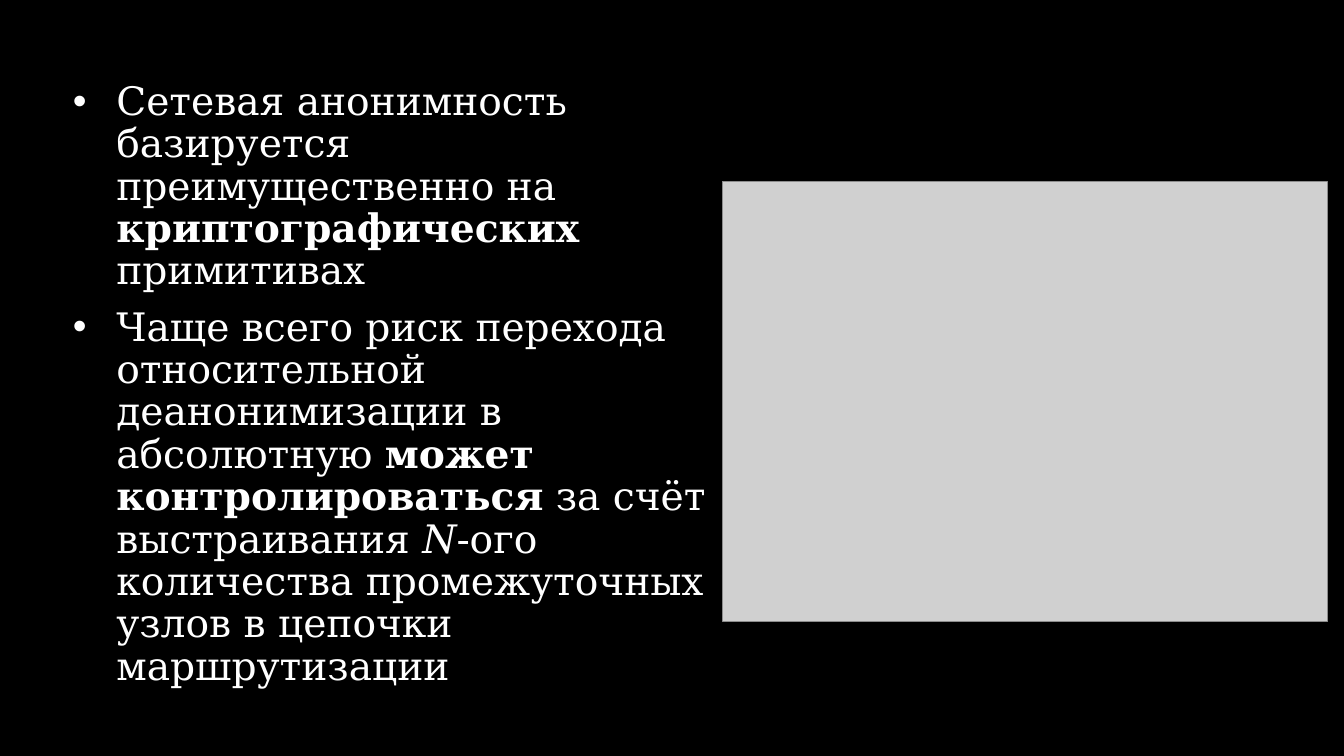
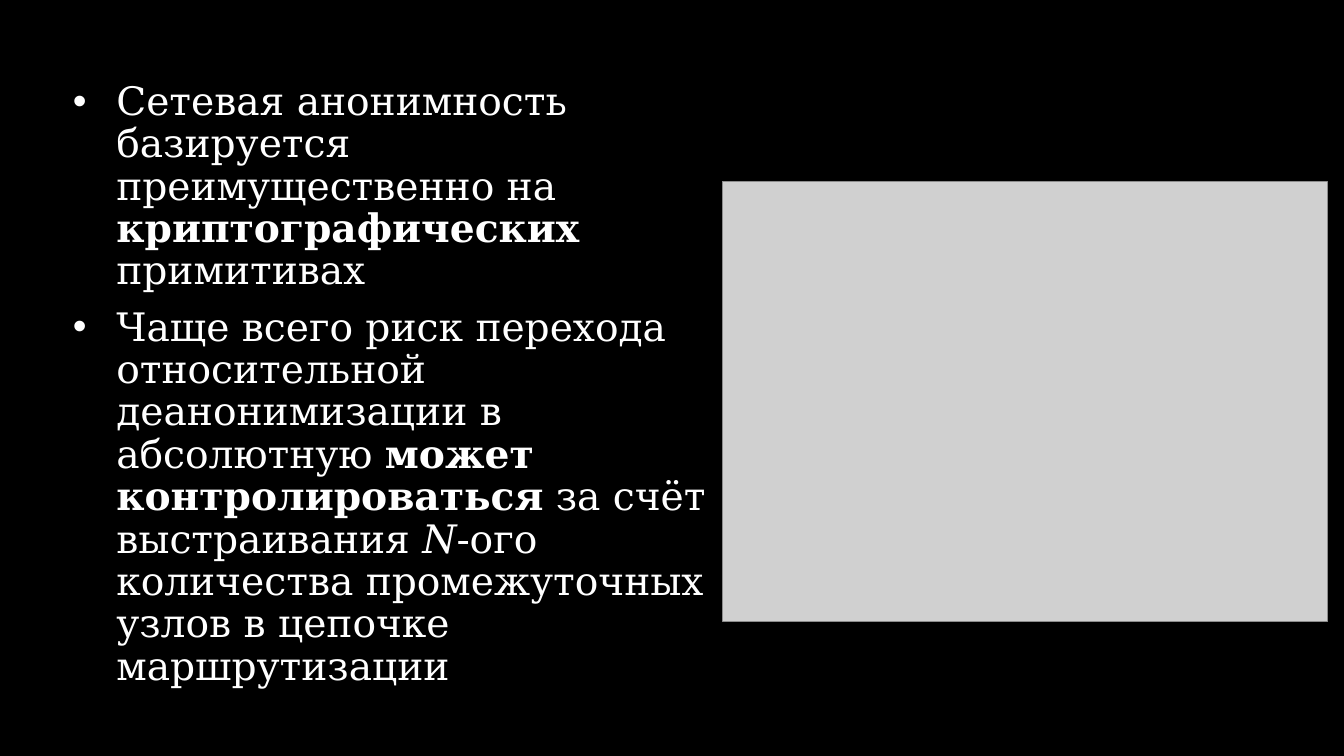
Before and after one commit to number571/go-peer, a slide deck: slide 11 of docs/grok_anonymity.pptx. Drawn at 1344x756 pixels with LibreOffice and Linux fonts; fonts in the diff are those of the drawing; grey boxes stand for pictures. Boxes give left, top, right and bottom in pixels: in the first picture for what was removed or moved away, otherwise in the second. Text is boxed around its words. In the diff, an @@ line names an element or a change of style, - is before the commit and + after.

```diff
--- a/docs/grok_anonymity.pptx
+++ b/docs/grok_anonymity.pptx
@@ text at <box>116,312,706,689</box>: text changed @@
-• Чаще всего риск перехода относительной деанонимизации в абсолютную может контролироваться за счёт выстраивания N-ого количества промежуточных узлов в цепочки маршрутизации
+• Чаще всего риск перехода относительной деанонимизации в абсолютную может контролироваться за счёт выстраивания N-ого количества промежуточных узлов в цепочке маршрутизации
```
Also in this commit, not shown: 3 other files.
